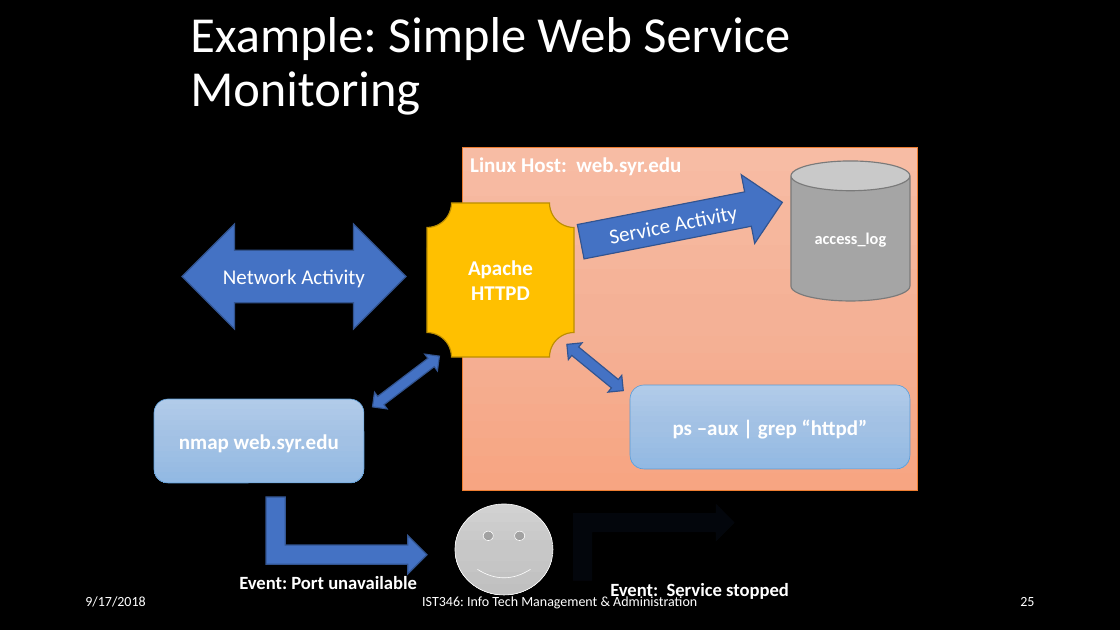
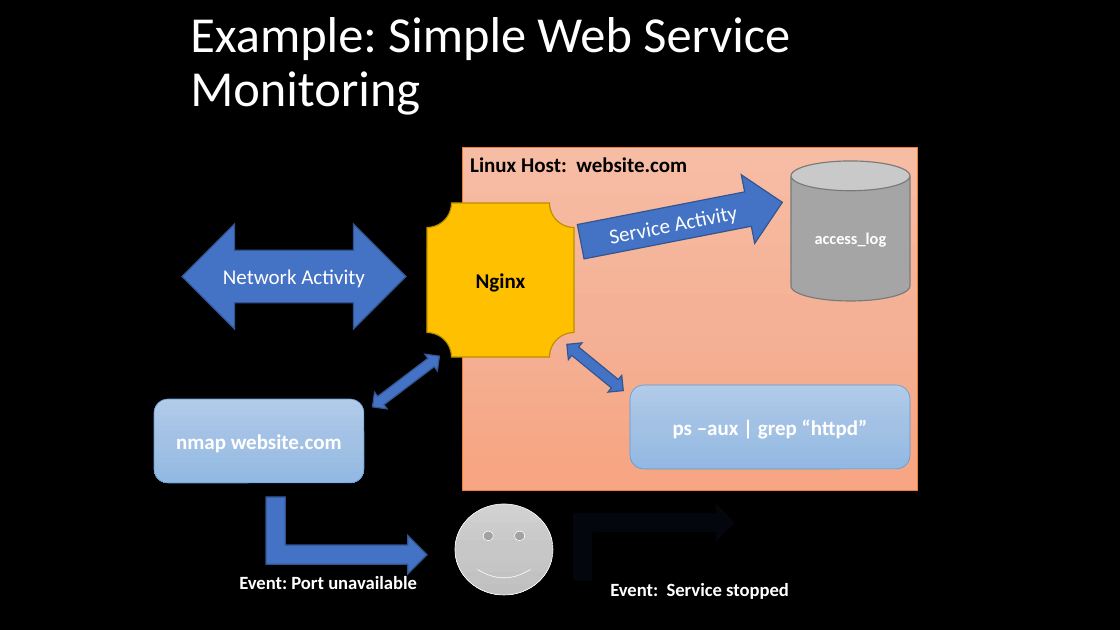
Before and after one commit to orstewar/ist346-content, a slide deck: slide 21 of content/10-services-monitoring-logging.pptx (slide 25 before the commit). Drawn at 1120x630 pixels with LibreOffice and Linux fonts; fonts in the diff are those of the drawing. Boxes give left, top, right and bottom in pixels: in the first picture for what was removed or moved away, otherwise in the second. Text is boxed around its words. In the diff, an @@ line names an element or a change of style, - is before the commit and + after.

```diff
--- a/content/10-services-monitoring-logging.pptx
+++ b/content/10-services-monitoring-logging.pptx
@@ text at [470, 157, 687, 172]: text changed; text colour #FFFFFF to #000000 @@
-Linux Host: web.syr.edu
+Linux Host: website.com
@@ text in plaque at [476, 273, 526, 292]: text changed; text colour #FFFFFF to #000000 @@
-Apache
-HTTPD
+Nginx
@@ text in rounded rectangle at [176, 434, 342, 452]: text changed @@
-nmap web.syr.edu
+nmap website.com
@@ text removed at [85, 596, 145, 607] @@
-9/17/2018
@@ text removed at [422, 594, 697, 609] @@
-IST346: Info Tech Management & Administration
@@ page number removed at [1020, 597, 1034, 606] @@
-25
```
Also in this commit, not shown: 13 other slides changed, 1 slide added, 11 slides removed, 2 other files.
